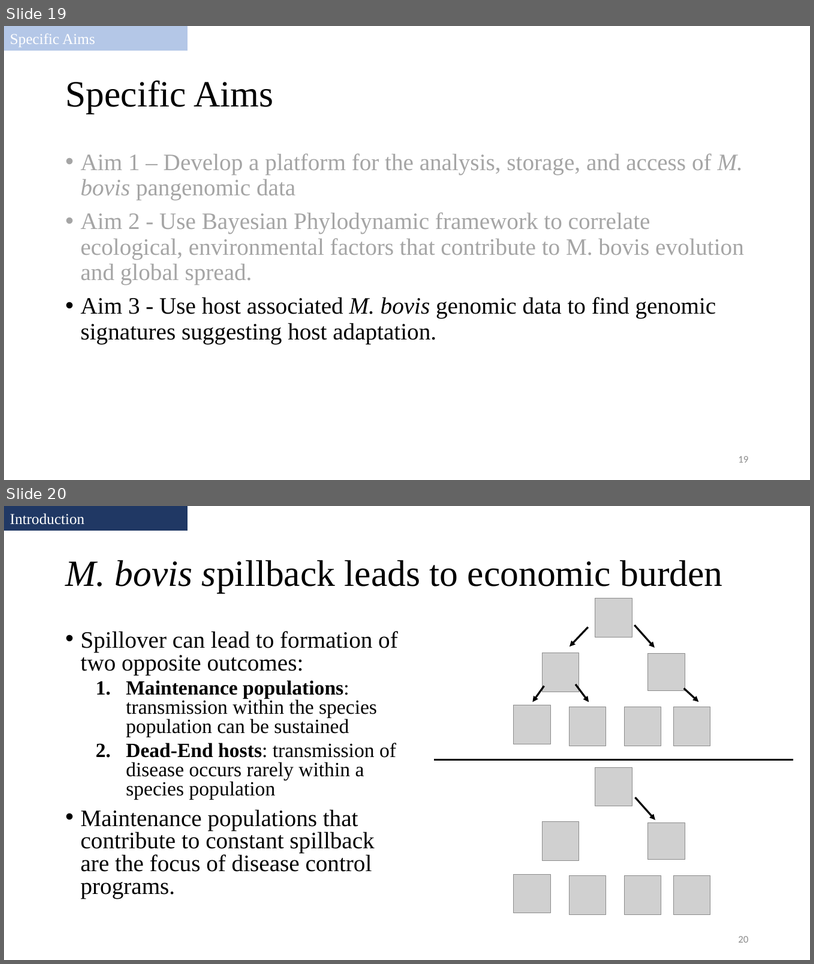
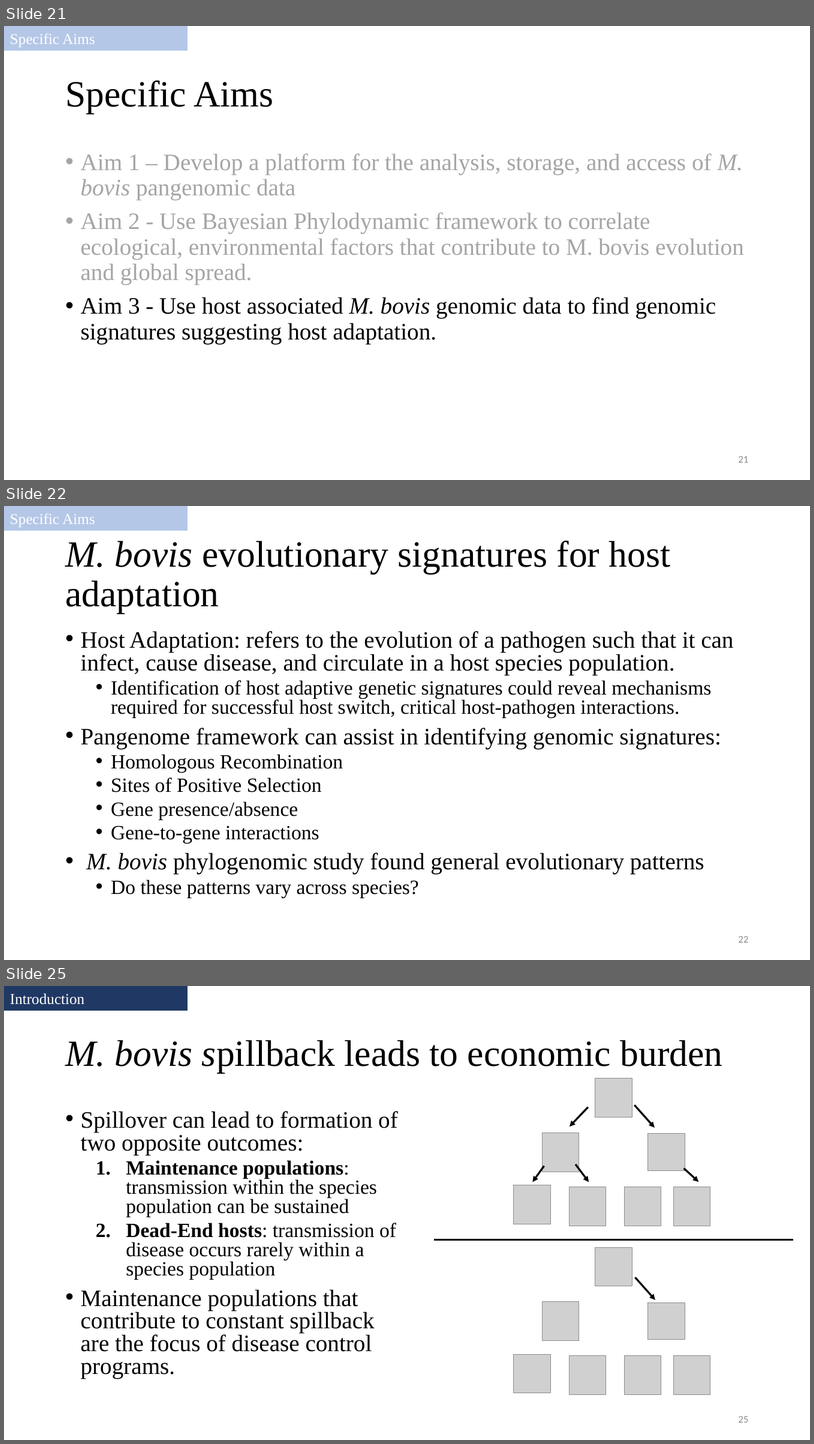
Before and after one commit to salvadorlab/Bovis-PangenomeOfReservoirs, a slide deck: Resources/2021_committeemeeting.pptx. Shown one above the other, each under a label of ours: slides 19 and 20 before the commit, slides 21, 22 and 25 after it; the slides between them are not shown. The pictures are 814x964 and 814x1444 pixels, drawn with LibreOffice and Linux fonts; fonts in the diff are those of the drawing; grey boxes stand for pictures. Boxes give left, top, right and bottom in pixels: in the first picture for what was removed or moved away, otherwise in the second. Text is boxed around its words. In the diff, an @@ line names an element or a change of style, - is before the commit and + after.

```diff
--- a/Resources/2021_committeemeeting.pptx
+++ b/Resources/2021_committeemeeting.pptx
@@ slide 22 added at bbox=[4, 506, 810, 960], background #FFFFFF @@
@@ rectangle added at bbox=[4, 506, 188, 530], fill #B4C7E7, outline #B4C7E7 1 pt, 18 pt, text #FFFFFF @@
+Specific Aims
@@ title added at bbox=[65, 540, 671, 613], 44 pt, text #000000 @@
+M. bovis evolutionary signatures for host adaptation
@@ text added at bbox=[81, 631, 734, 897], 24 pt, text #000000 @@
+• Host Adaptation: refers to the evolution of a pathogen such that it can infect, cause disease, and circulate in a host species population.
+  • Identification of host adaptive genetic signatures could reveal mechanisms required for successful host switch, critical host-pathogen interactions.
+• Pangenome framework can assist in identifying genomic signatures:
+  • Homologous Recombination
+  • Sites of Positive Selection
+  • Gene presence/absence
+  • Gene-to-gene interactions
+• M. bovis phylogenomic study found general evolutionary patterns
+  • Do these patterns vary across species?
@@ page number added at bbox=[738, 936, 749, 942], 12 pt, text #8C8C8C @@
+22
@@ what was slide 19 is now slide 21 @@
@@ page number at bbox=[738, 456, 749, 462]: text changed @@
-19
+21
@@ what was slide 20 is now slide 25 @@
@@ page number at bbox=[738, 1416, 749, 1422]: text changed @@
-20
+25
```
Also in this commit, not shown: 2 slides changed, 5 other slides added, 8 slides removed, 5 other files.
